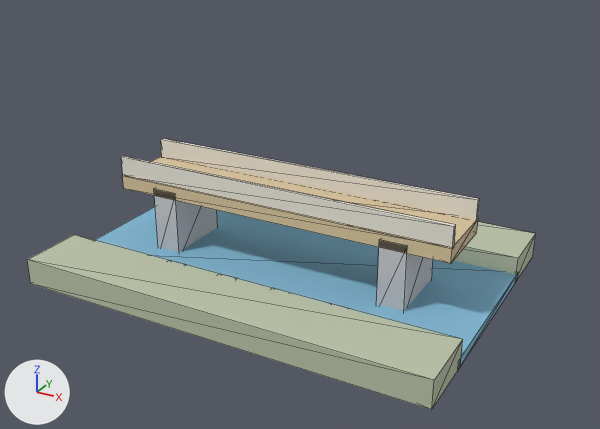
Renders of the glTF model frontend/public/ar/course/daedongcheon/building.glb from each side of a commit.
Both versions are drawn from a camera (50 mm lens) standing at (12.49, -21.99, 13.14) and looking at (0.56, -0.3, 2.29). The lights are fixed; the arrows at lower left show +X, +Y and +Z. The older version comes first. Mesh edges are drawn as thin lines. Vertices at exactly the same position are counted once.

Script lines for the objects in view, before the commit:
```python
me_mesh_0 = bpy.data.meshes.new('Mesh_0')
me_mesh_0.from_pydata(...)  # 96 vertices, 144 faces; spans x -7.0..7.0, y -5.0..5.0, z 0.0..3.4
# faces by material slot: [12, 24, 12, 24, 24, 48]
me_mesh_0.materials.append(mat_0_23_0_5_0_69)  # blue #84bcd8
me_mesh_0.materials.append(mat_0_5_0_55_0_4)  # light grey #bcc4aa
me_mesh_0.materials.append(mat_0_69_0_55_0_34)  # beige #d8c49e
me_mesh_0.materials.append(mat_0_6_0_6_0_62)  # light grey #cbcbce
me_mesh_0.materials.append(mat_0_82_0_78_0_7)  # white #eae5da
me_mesh_0.materials.append(mat_0_6_0_6_0_63)  # light grey #cbcbd0
ob_mesh_0 = bpy.data.objects.new('Mesh_0', me_mesh_0)
ob_mesh_0.location = (0.0, 0.0, 0.0)
```
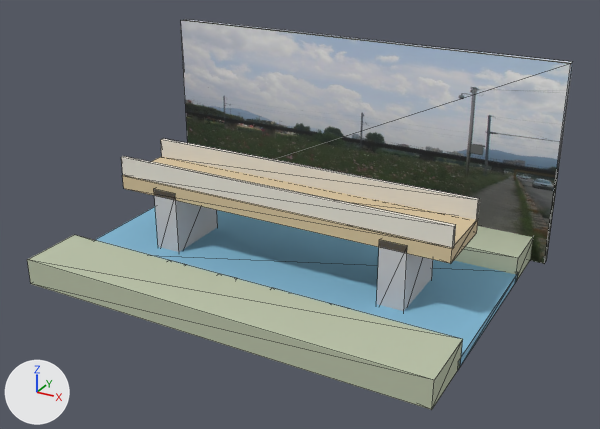
What the commit changed:
Picture 'Image_0' (img_image_0) is new.
Material 'TEX' (mat_tex) is new.
Its texture is img_image_0.
Its roughness is 0.85.
me_mesh_0 is used by ob_mesh_0; location (0.0, 0.0, 0.0).
me_mesh_0 had 96 vertices, 144 faces and spanned x -7.0..7.0, y -5.0..5.0, z 0.0..3.4.
me_mesh_0 now has 104 vertices, 156 faces and spans x -7.5..7.5, y -5.0..5.0, z 0.0..7.0.
me_mesh_0 part 1: a new loose piece, a box spanning x -7.5..7.5, y 4.65..4.95, z 0.0..7.0, in mat_tex (picture img_image_0).
me_mesh_0 gains material mat_tex (picture img_image_0).

Pixel boxes (x1, y1, x2, y2) of what changed, in the pictures (600 x 429 px):
'Mesh_0', reshaped (7% wider, 44% taller)
    before: (27, 139, 536, 410)
    after: (27, 19, 573, 410)
part 1 of me_mesh_0, added
    after: (181, 19, 573, 264)
